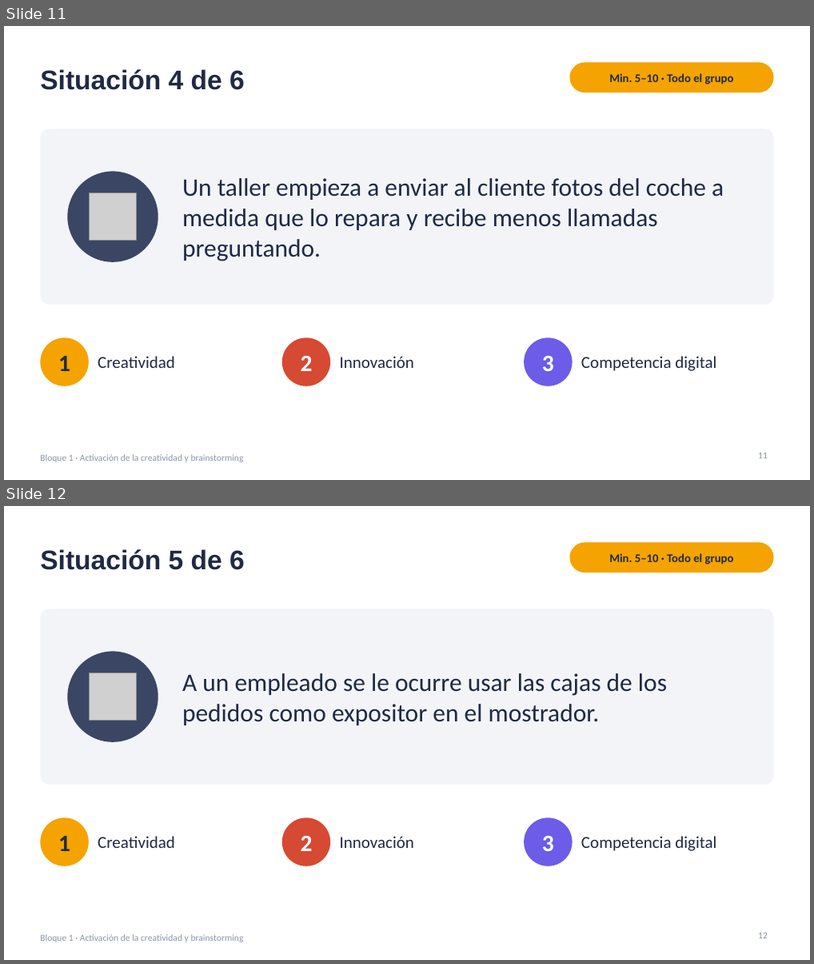
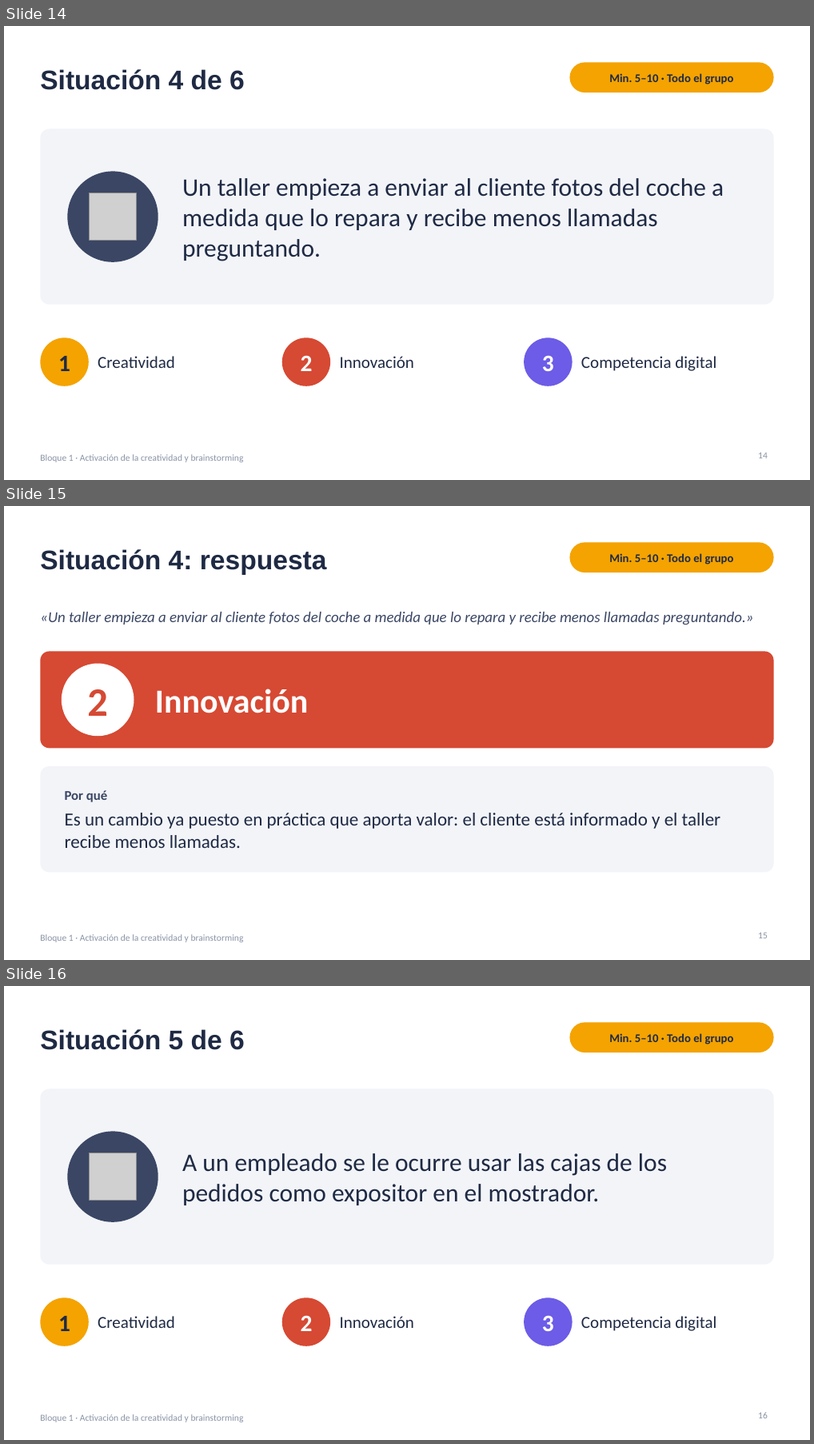
Before and after one commit to jjnieto/creatividad-ofimatica-ia, a slide deck: diapositivas/bloque1.pptx. Shown one above the other, each under a label of ours: slides 11 and 12 before the commit, slides 14, 15 and 16 after it. The pictures are 814x964 and 814x1444 pixels, drawn with LibreOffice and Linux fonts; fonts in the diff are those of the drawing; grey boxes stand for pictures. Boxes give left, top, right and bottom in pixels: in the first picture for what was removed or moved away, otherwise in the second. Text is boxed around its words. In the diff, an @@ line names an element or a change of style, - is before the commit and + after.

```diff
--- a/diapositivas/bloque1.pptx
+++ b/diapositivas/bloque1.pptx
@@ slide 15 added at <box>4,506,810,960</box>, background #FFFFFF; not listed: 1 template element that a slide beside it also shows @@
@@ title added at <box>40,549,327,575</box>, 32 pt, text #1F2A44, bold @@
+Situación 4: respuesta
@@ rounded rectangle added at <box>570,542,774,572</box>, fill #F4A300 @@
@@ text added at <box>610,553,734,564</box>, 14 pt, text #1F2A44, bold @@
+Min. 5–10 · Todo el grupo
@@ text added at <box>40,612,754,625</box>, 18 pt, text #3A4664, italic @@
+«Un taller empieza a enviar al cliente fotos del coche a medida que lo repara y recibe menos llamadas preguntando.»
@@ rounded rectangle added at <box>40,651,774,748</box>, fill #D64933 @@
@@ ellipse added at <box>62,664,134,736</box>, fill #FFFFFF @@
@@ text added at <box>87,689,107,716</box>, 48 pt, text #D64933, bold @@
+2
@@ text added at <box>155,688,308,713</box>, 40 pt, text #FFFFFF, bold @@
+Innovación
@@ rounded rectangle added at <box>40,766,774,872</box>, fill #F2F4F8 @@
@@ text added at <box>65,790,722,848</box>, 22 pt, text #1F2A44 @@
+Por qué
+Es un cambio ya puesto en práctica que aporta valor: el cliente está informado y el taller recibe menos llamadas.
@@ page number added at <box>758,932,768,938</box>, 11 pt, text #8A94A6 @@
+15
@@ what was slide 11 is now slide 14 @@
@@ page number at <box>758,452,768,458</box>: text changed @@
-11
+14
@@ what was slide 12 is now slide 16 @@
@@ page number at <box>758,1412,768,1418</box>: text changed @@
-12
+16
```
Also in this commit, not shown: 5 other slides added, 2 other files.
